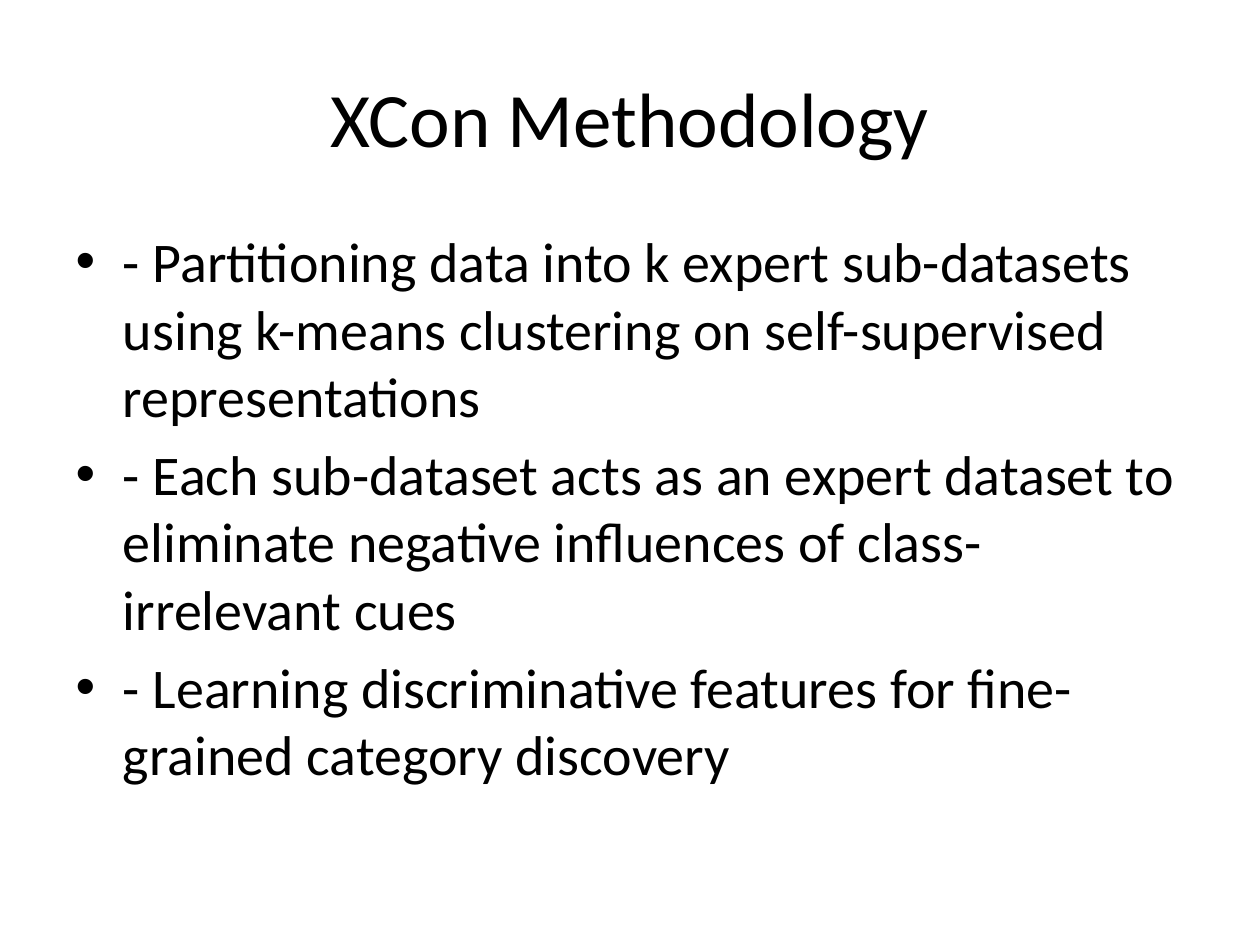
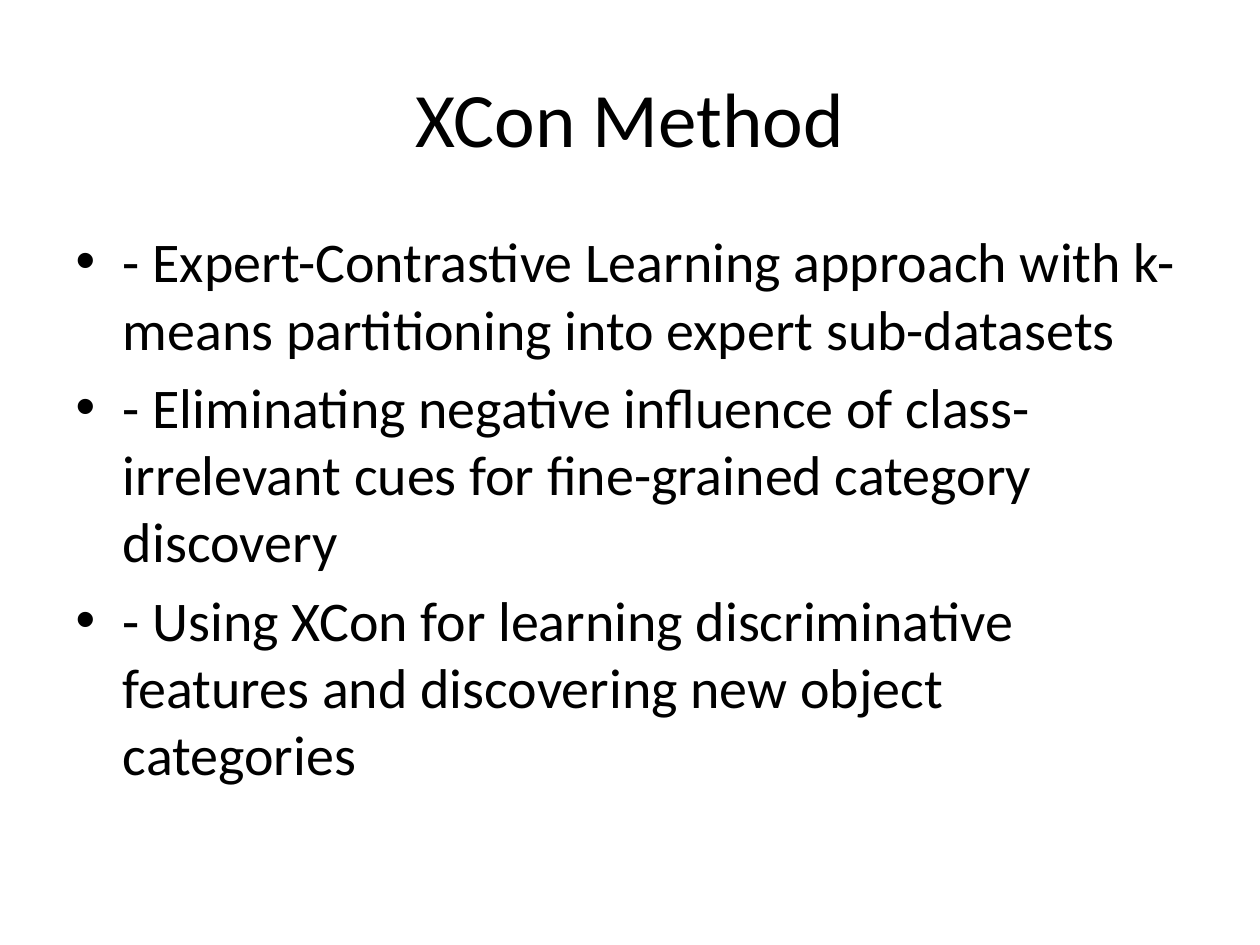
Before and after one commit to StephanieMussi/GRASPER, a slide deck: slide 4 of presentation.pptx. Drawn at 1260x945 pixels with LibreOffice and Linux fonts; fonts in the diff are those of the drawing. Boxes give left, top, right and bottom in pixels: in the first picture for what was removed or moved away, otherwise in the second. Text is boxed around its words. In the diff, an @@ line names an element or a change of style, - is before the commit and + after.

```diff
--- a/presentation.pptx
+++ b/presentation.pptx
@@ title at box(416, 93, 844, 148): text changed @@
-XCon Methodology
+XCon Method
@@ text at box(123, 243, 1174, 785): text changed @@
-• - Partitioning data into k expert sub-datasets using k-means clustering on self-supervised representations
-• - Each sub-dataset acts as an expert dataset to eliminate negative influences of class-irrelevant cues
-• - Learning discriminative features for fine-grained category discovery
+• - Expert-Contrastive Learning approach with k-means partitioning into expert sub-datasets
+• - Eliminating negative influence of class-irrelevant cues for fine-grained category discovery
+• - Using XCon for learning discriminative features and discovering new object categories
```
Also in this commit, not shown: 7 other slides changed, 1 slide added, 1 slide removed, 1 other file.
